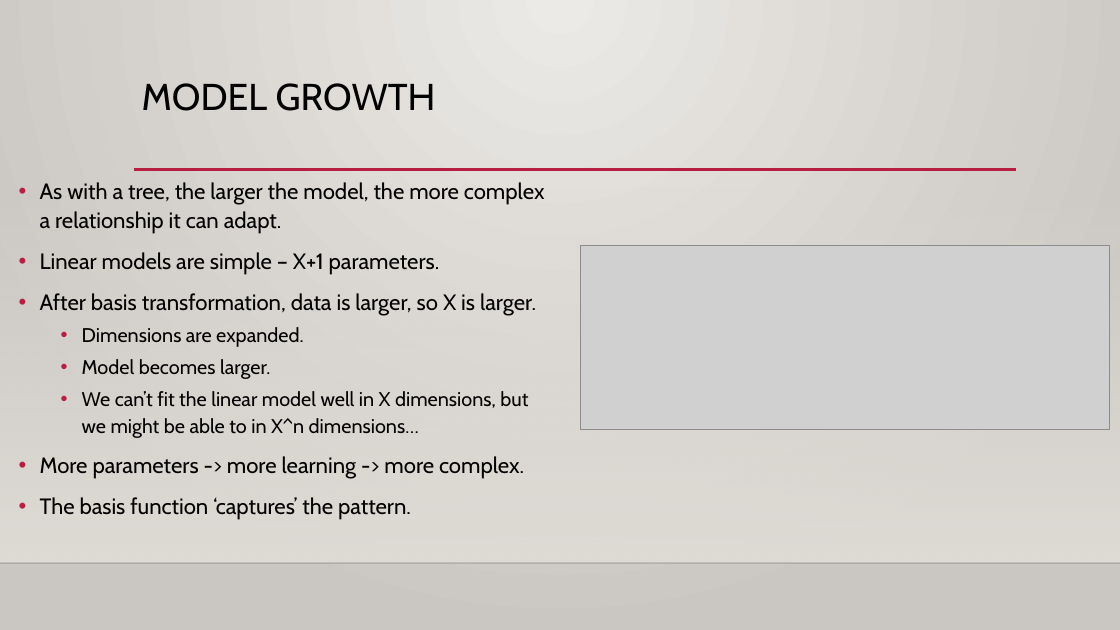
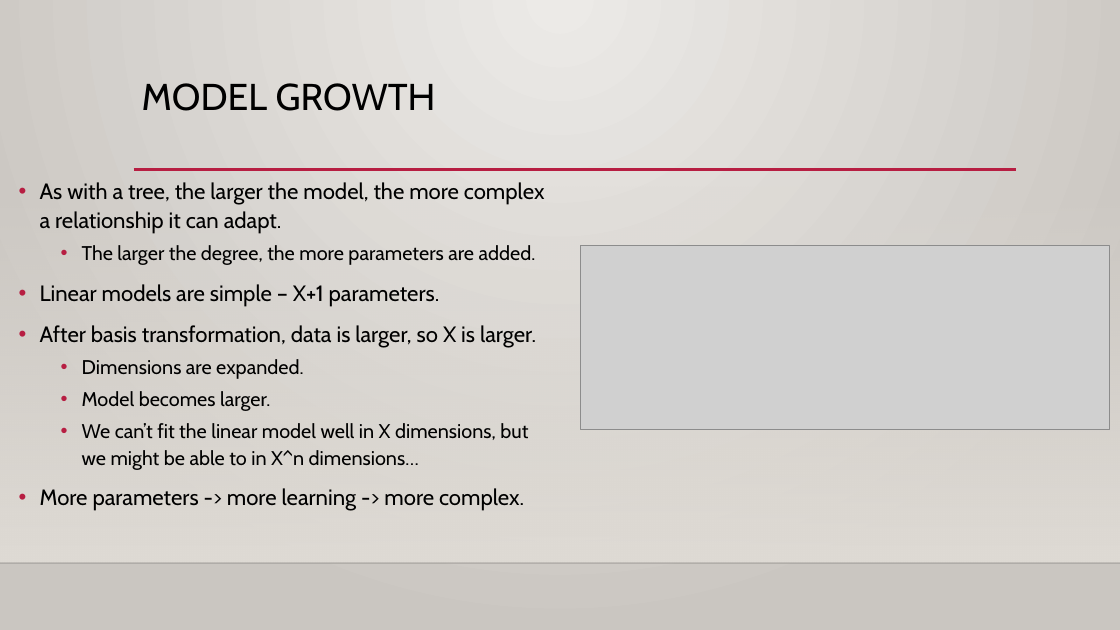
Before and after one commit to glennybarnes/Intro_to_Machine_Learning_Students, a slide deck: slide 21 of reference_content/Slides/007_Basis_and_Regularization.pptx. Drawn at 1120x630 pixels with LibreOffice and Linux fonts; fonts in the diff are those of the drawing; grey boxes stand for pictures; background and template pictures are left out. Boxes give left, top, right and bottom in pixels: in the first picture for what was removed or moved away, otherwise in the second. Text is boxed around its words. In the diff, an @@ line names an element or a change of style, - is before the commit and + after.

```diff
--- a/reference_content/Slides/007_Basis_and_Regularization.pptx
+++ b/reference_content/Slides/007_Basis_and_Regularization.pptx
@@ text at (82, 245, 536, 265): paragraph added @@
+  • The larger the degree, the more parameters are added.
@@ text at (40, 497, 411, 520): paragraph removed @@
-• The basis function ‘captures’ the pattern.
```
Also in this commit, not shown: 10 other slides changed, 1 slide added, 1 other file.
